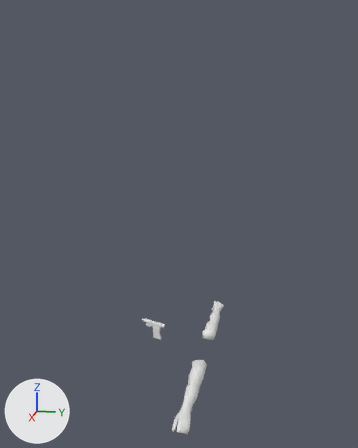
A saved change to the glTF model Assets/models/Arms/ArmsPistolAnimationLibrary.glb.
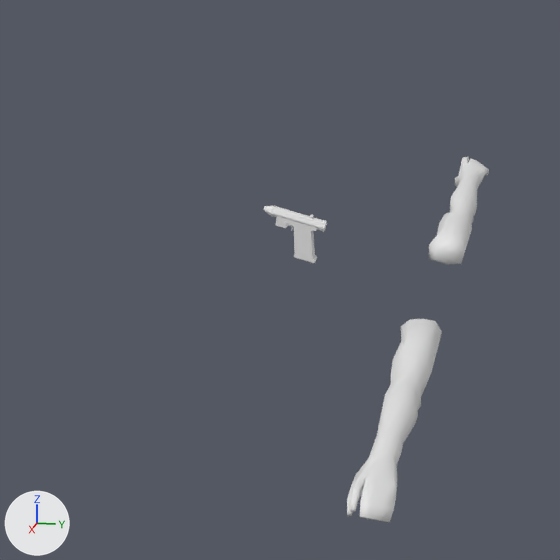
There are two pictures of each version: one whole from a 50 mm lens placed at (4.818, 0.695, 2.589), pointed at (-0.324, -0.334, 1.304), one close up on the part from 13% to 70% of the width and 54% to 100% of the height. Every picture has the same lights, and +X, +Y and +Z are marked at lower left. Vertices at the same position are counted once.

The first close-up shows 'FPS_Arms_Mesh', 'Pistol'.
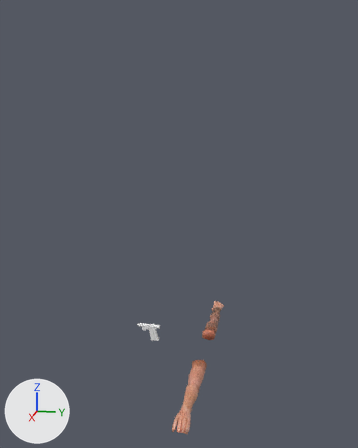
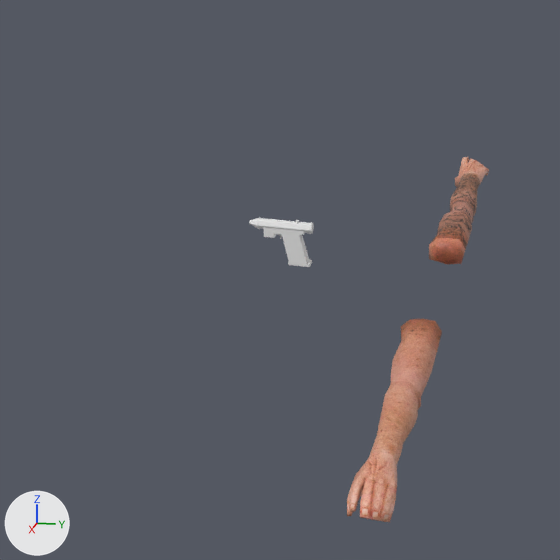
Location of each change, [x1, y1, x2, y2] in pixels of the close-ups (560 x 560 px):
'Pistol', moved, turned
    before: [263, 205, 327, 263]
    after: [249, 217, 314, 267]
part 1 of me_arms, recoloured (white to brown)
    both: [351, 157, 489, 515]
part 2 of me_arms, recoloured (white to brown)
    both: [347, 319, 442, 522]

The change, as a diff of the scene's bpy script:
```diff
--- a/Assets/models/Arms/ArmsPistolAnimationLibrary.glb.py
+++ b/Assets/models/Arms/ArmsPistolAnimationLibrary.glb.py
@@ img_fps_arms_white @@
+img_fps_arms_white = load_image('FPS_Arms_White', '_unpacked/FPS_Arms_White', 512, 512, 'sRGB')
@@ img_fps_arms_white_tattooed @@
+img_fps_arms_white_tattooed = load_image('FPS_Arms_White_Tattooed', '_unpacked/FPS_Arms_White_Tattooed', 512, 512, 'sRGB')
@@ mat_arm_left @@
+mat_arm_left = principled_material('Arm_Left')
+mat_arm_left.texture = img_fps_arms_white
@@ mat_arm_right @@
+mat_arm_right = principled_material('Arm_Right')
+mat_arm_right.texture = img_fps_arms_white_tattooed
@@ me_arms @@
 me_arms.from_pydata(...)  # 346 vertices, 684 faces; spans x -1.37..1.37, y -0.34..-0.17, z -0.08..0.08
 # used by ob_fps_arms_mesh; location = (0.0, 0.258, 0.0)
+# me_arms part 1: 396 faces spanning x -1.37..1.37, y -0.34..-0.17, z -0.08..0.08 switch from no material to mat_arm_right (picture img_fps_arms_white_tattooed)
+# me_arms part 2: 288 faces spanning x 0.3..1.37, y -0.34..-0.17, z -0.08..0.08 switch from no material to mat_arm_left (picture img_fps_arms_white)
@@ ob_pistol @@
 ob_pistol = bpy.data.objects.new('Pistol', me_cube_003)
-ob_pistol.location = (-0.311, -0.597, -0.046)
-ob_pistol.rotation_euler = (0.0238, 0.215, 1.566)  # degrees (1.4, 12, 90)
+ob_pistol.location = (-0.311, -0.623, -0.077)
+ob_pistol.rotation_euler = (0.0249, 0.00997, 1.566)  # degrees (1.4, 0.6, 90)
 ob_pistol.scale = (0.122, 0.122, 0.122)
```
